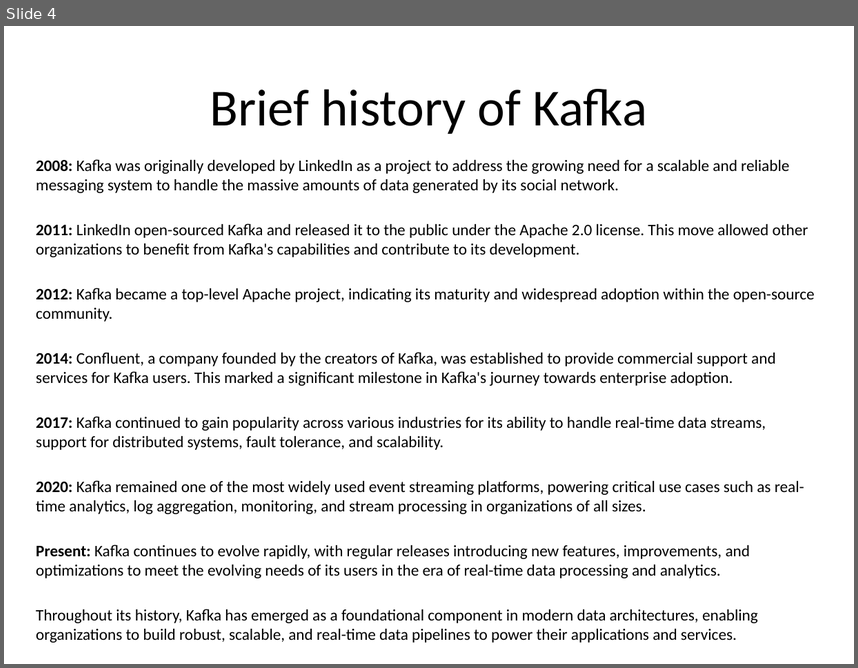
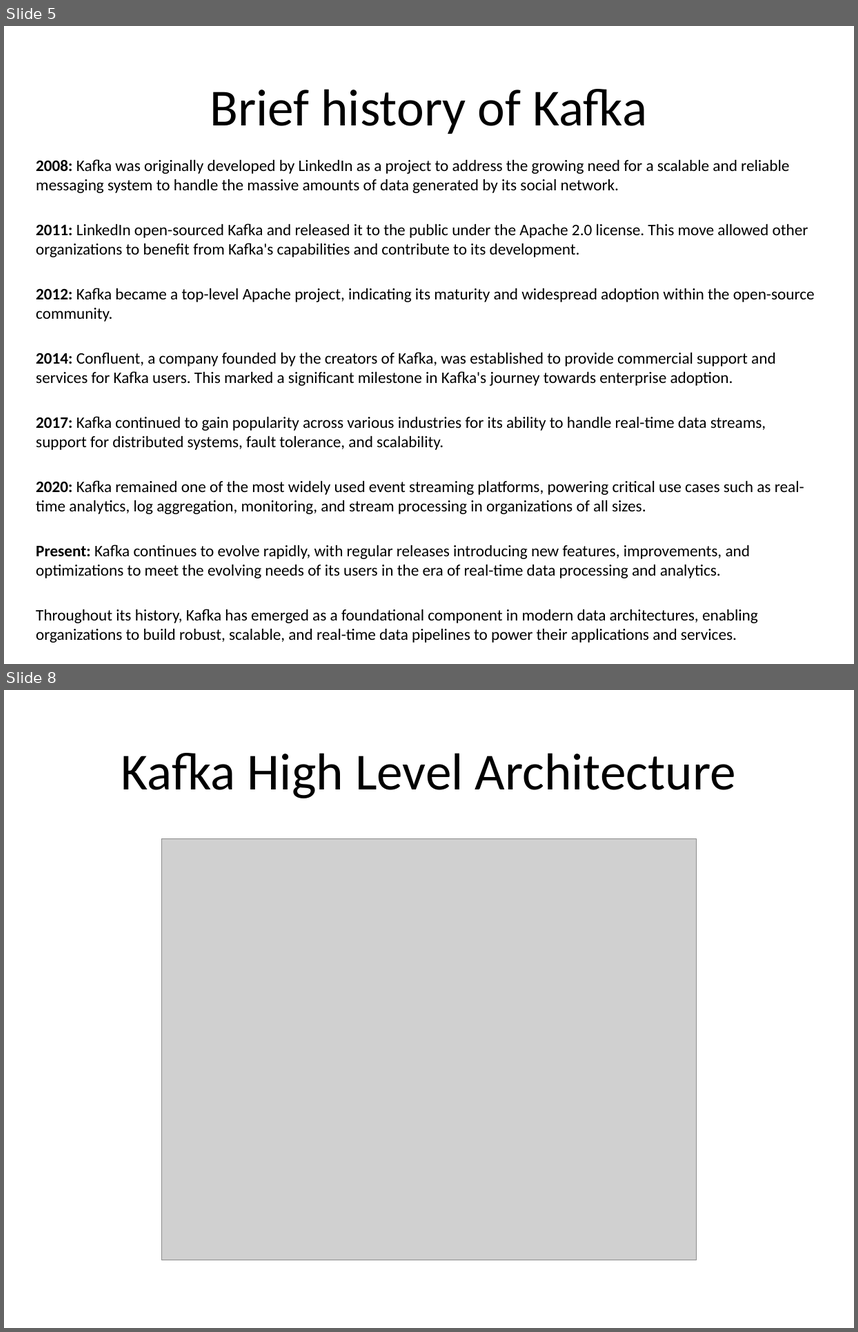
Before and after one commit to surjeetk/docs, a slide deck: Apache Kafka on Kubernetes.pptx. Shown one above the other, each under a label of ours: slide 4 before the commit, slides 5 and 8 after it; the slides between them are not shown. The pictures are 858x668 and 858x1332 pixels, drawn with LibreOffice and Linux fonts; fonts in the diff are those of the drawing; grey boxes stand for pictures. Boxes give left, top, right and bottom in pixels: in the first picture for what was removed or moved away, otherwise in the second. Text is boxed around its words. In the diff, an @@ line names an element or a change of style, - is before the commit and + after.

```diff
--- a/Apache Kafka on Kubernetes.pptx
+++ b/Apache Kafka on Kubernetes.pptx
@@ slide 8 added at bbox=[4, 690, 854, 1328], background #FFFFFF @@
@@ title added at bbox=[121, 753, 736, 798], 44 pt, text #000000 @@
+Kafka High Level Architecture
@@ picture added at bbox=[161, 839, 696, 1259] @@
@@ what was slide 4 is now slide 5 @@
```
Also in this commit, not shown: 3 slides changed, 20 other slides added, 1 slide removed.
